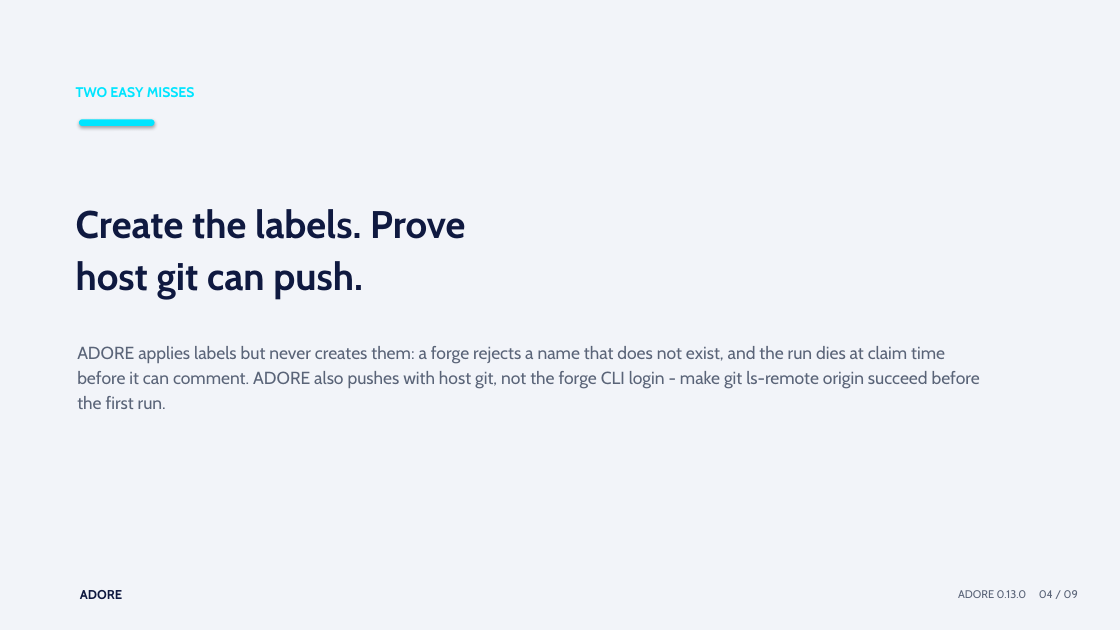
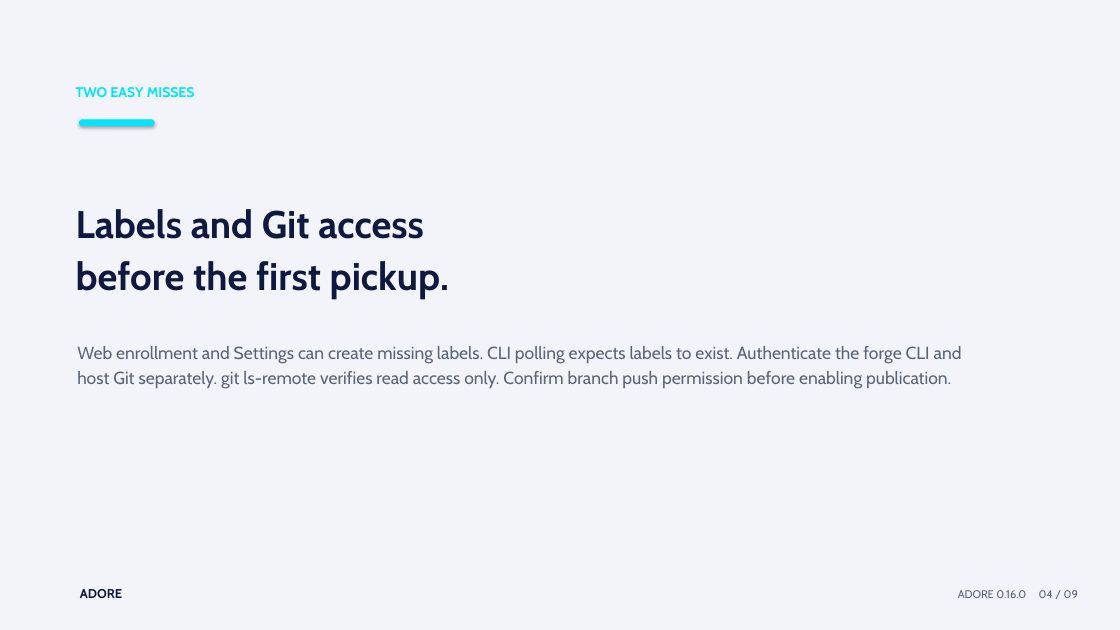
Before and after one commit to DDP-Engineering/AgenticDeliveryOrchestratorRuntimeEngine, a slide deck: slide 4 of 01_Documentation/Operator_Cheat_Sheets/Presentations/ADORE_01_Setup_And_First_Run.pptx. Drawn at 1120x630 pixels with LibreOffice and Linux fonts; fonts in the diff are those of the drawing. Boxes give left, top, right and bottom in pixels: in the first picture for what was removed or moved away, otherwise in the second. Text is boxed around its words. In the diff, an @@ line names an element or a change of style, - is before the commit and + after.

```diff
--- a/01_Documentation/Operator_Cheat_Sheets/Presentations/ADORE_01_Setup_And_First_Run.pptx
+++ b/01_Documentation/Operator_Cheat_Sheets/Presentations/ADORE_01_Setup_And_First_Run.pptx
@@ text at (76, 209, 449, 299): text changed @@
-Create the labels. Prove
-host git can push.
+Labels and Git access
+before the first pickup.
@@ text at (77, 346, 962, 389): text changed @@
-ADORE applies labels but never creates them: a forge rejects a name that does not exist, and the run dies at claim time before it can comment. ADORE also pushes with host git, not the forge CLI login - make git ls-remote origin succeed before the first run.
+Web enrollment and Settings can create missing labels. CLI polling expects labels to exist. Authenticate the forge CLI and host Git separately. git ls-remote verifies read access only. Confirm branch push permission before enabling publication.
@@ text at (958, 590, 1078, 598): text changed @@
-ADORE 0.13.0 04 / 09
+ADORE 0.16.0 04 / 09
```
Also in this commit, not shown: 8 other slides changed, 27 other files.
